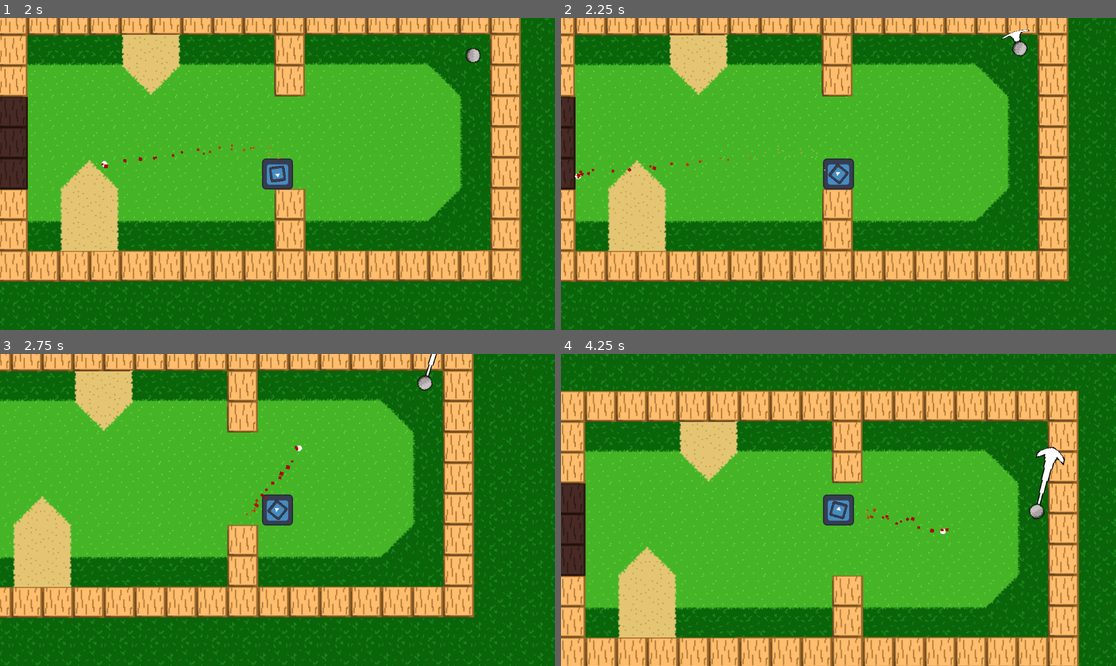
Above: before the commit, frames 1-4 (two rows, left to right).
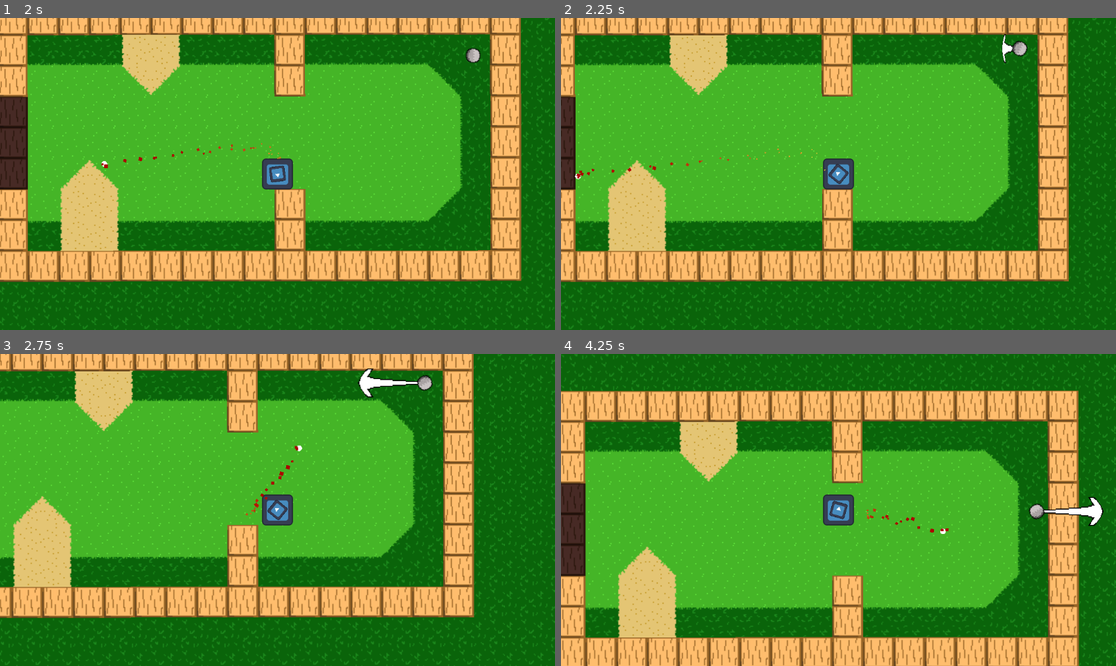
Above: after the commit, the same moments.

Repository: Sabertooth-Software/Bunker-Buster
Game: Godot game, scene res://Scenes/Levels/GolfTiles.tscn
Two runs of this game, one before a commit and one after it. Both use one fixed random seed, a clock stepped at 60 frames per second and the inputs below. The engine's default icon, where the game draws it, is replaced by a stand-in: a white triangle on a blue panel in a dark square.
Inputs (mouse positions are in pixels of both pictures, inside the frame that each line leads up to):
- Up to frame 1 (2 s): move the mouse to (399, 158) at 0.52 s; press the mouse at (399, 158) at 0.53 s; hold Right (right) 0.53-1.28 s; tap Space (shoot) at 0.8, 1.35 s; move the mouse to (166, 189) at 1.27 s; release the mouse at (166, 189) at 1.28 s; hold S (down) from 1.28 s (still down); click (166, 189) at 1.55 s
- Up to frame 2 (2.25 s): move the mouse to (894, 105) at 2.02 s; release S (down) at 2.03 s; press the mouse at (894, 105) at 2.03 s; hold Right (right) from 2.03 s (still down)
- Up to frame 3 (2.75 s): keep holding Right (right); tap Space (shoot) at 2.3 s
- Up to frame 4 (4.25 s): move the mouse to (810, 572) at 2.77 s; release Right (right) at 2.78 s; release the mouse at (810, 572) at 2.78 s; hold Up (up) 2.78-3.53 s; tap Space (shoot) at 2.85, 3.8 s; click (810, 572) at 3.05 s; move the mouse to (1005, 556) at 3.52 s; press the mouse at (1005, 556) at 3.53 s; hold A (left) from 3.53 s (still down)

Frame 1 is identical in both runs. In frame 2, 0.2% of the frame differs, in the area x 79-85%, y 3-15%; in frame 3, 0.4%; in frame 4, 0.7%, in the area x 85-98%, y 29-56%.

Commit message:
global rotation

Diff:
--- a/Scenes/Objects/golf_ball.tscn
+++ b/Scenes/Objects/golf_ball.tscn
@@ -16,7 +16,6 @@
 collision_mask = 11
 gravity_scale = 2.66454e-15
 continuous_cd = 1
-can_sleep = false
 script = ExtResource("1_ka2a0")
 terrain_map = {
 1: 0.85,
--- a/Scripts/Objects/golf_ball.gd
+++ b/Scripts/Objects/golf_ball.gd
@@ -25,7 +25,7 @@
 		_shoot_vector = _start_position - get_global_mouse_position()
 		var proportion: float = clampf(_shoot_vector.length()/max_shot_power, 0, 1)
 		arrow.scale.y = proportion * .75
-		arrow.rotation = _shoot_vector.normalized().angle() + (PI/2)
+		arrow.global_rotation = _shoot_vector.normalized().angle() + (PI/2)
 	if Input.is_action_just_released("putt"):
 		arrow.visible = false
 		_shoot_vector = _shoot_vector.normalized() * speed_modifier
